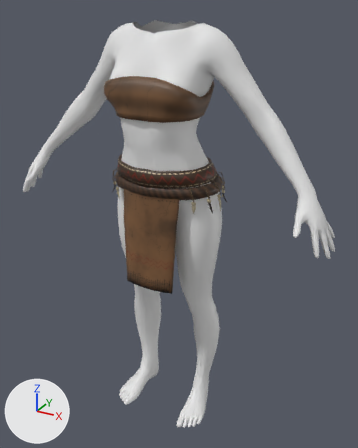
Renders of the Blender file source/reach_hide_f_v01.blend from each side of a commit.
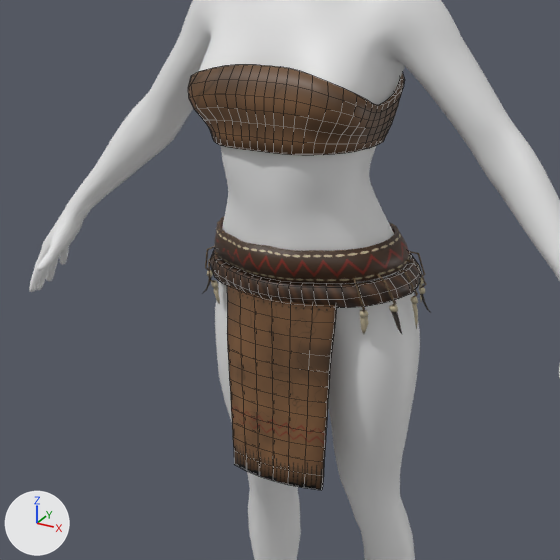
There are two pictures of each version: one whole from a 50 mm camera at (75.9, -131.3, 138.6) aimed at (2.4, 2.3, 71.8), one close up on the part from 2% to 82% of the width and 10% to 74% of the height. Every picture has the same lights, and +X, +Y and +Z are marked at lower left. The last two pictures show the newer version. The close-ups show mesh edges as thin lines.

Objects in the first close-up: 'ek2lc_f_reach_band_01', 'ek2lc_f_reach_hide_01', 'ek2lc_f_reach_war_01', 'female_body'.
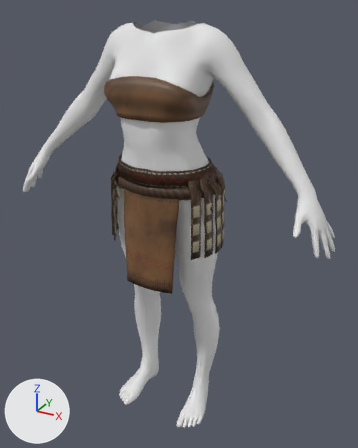
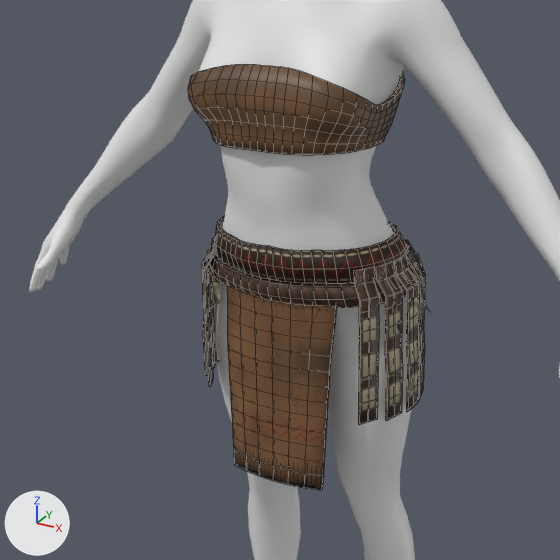
The change, as a diff of the scene's bpy script:
```diff
--- a/source/reach_hide_f_v01.blend.py
+++ b/source/reach_hide_f_v01.blend.py
@@ img_ek2lc_reach_armour_01_diffuse @@
+img_ek2lc_reach_armour_01_diffuse = load_image('ek2lc_reach_armour_01_diffuse', 'textures/ek2lc_reach_armour_01_diffuse.png', 512, 512, 'sRGB')
@@ mat_ek2lc_reach_armour @@
+mat_ek2lc_reach_armour = principled_material('ek2lc_reach_armour')
+mat_ek2lc_reach_armour.texture = img_ek2lc_reach_armour_01_diffuse
@@ me_ek2lc_f_reach_armour_01shape @@
+me_ek2lc_f_reach_armour_01shape.from_pydata(...)  # 780 vertices, 712 faces; spans x -19.1..19.1, y -15.0..10.3, z 67.5..95.5
+me_ek2lc_f_reach_armour_01shape.polygons.foreach_set('use_smooth', [True] * 712)
+me_ek2lc_f_reach_armour_01shape.materials.append(mat_ek2lc_reach_armour)  # picture img_ek2lc_reach_armour_01_diffuse
@@ ob_ek2lc_f_reach_armour_01 @@
+ob_ek2lc_f_reach_armour_01 = bpy.data.objects.new('ek2lc_f_reach_armour_01', me_ek2lc_f_reach_armour_01shape)
+ob_ek2lc_f_reach_armour_01.location = (0.0, 0.0, 0.0)
```

What differs and where, as boxes (x1, y1, x2, y2) in the close-ups (560 x 560 px):
'ek2lc_f_reach_armour_01', added: after (202, 217, 425, 425)
'ek2lc_f_reach_war_01', unchanged, covered by the edit: before (202, 217, 431, 334); after (206, 248, 431, 334)
